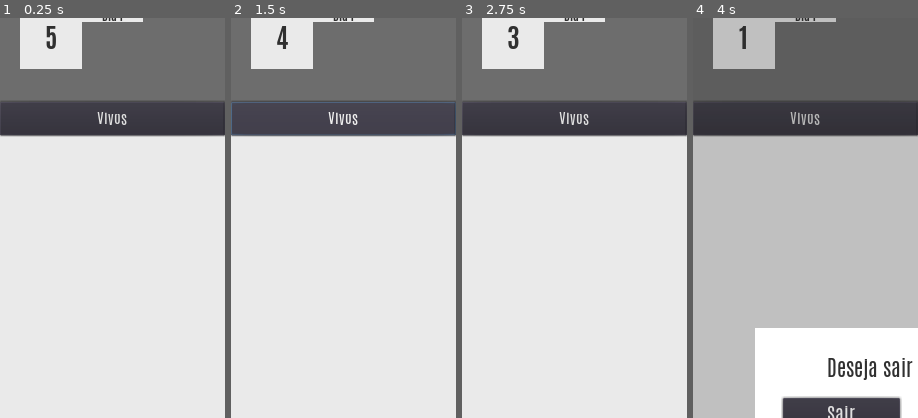
Above: before the commit, frames 1-4 (left to right).
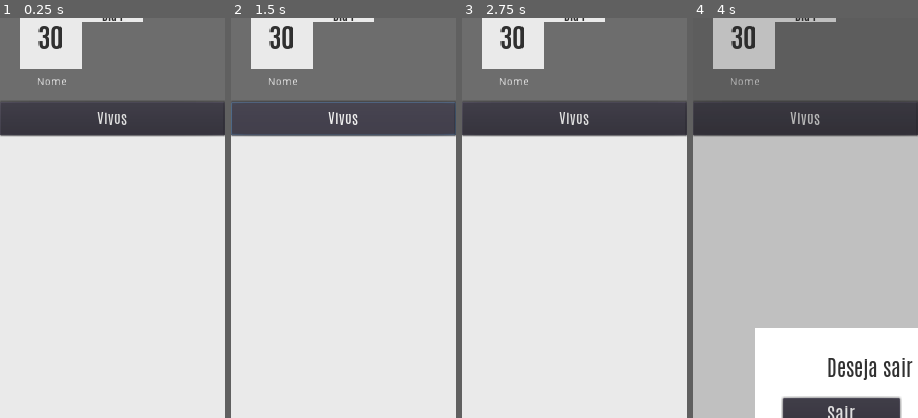
Above: after the commit, the same moments.

Repository: GamuxUnicamp/Sherlock_Wolf
Game: Godot game, scene res://scenes/MatchDay.tscn
Same seed, same stepped clock (60 frames per second), same inputs: the game is played once before the commit and once after it. This scene is started directly instead of the project's main scene.
Inputs (mouse positions are % of the whole screen's width and height, from its top left):
- Up to frame 1 (0.25 s): no input
- Up to frame 2 (1.5 s): click (91, 95) at 0.5 s; click "Vivos" at 1.25 s
- Up to frame 3 (2.75 s): click "Eliminados" at 2 s
- Up to frame 4 (4 s): click "||" at 2.75 s; click (91, 95) at 3.5 s
The pictures show only the part of the screen within x 0-50%, y 4-54%; the shares and areas given below are measured in that part.

The runs differ from the first frame. In frame 1, 0.5% of the frame differs, in the area x 16-30%, y 2-17%; in frame 2, 0.5%; in frame 3, 0.5%; in frame 4, 0.5%.
Error after the commit: Invalid get index '0' (on base: 'Dictionary'). (res://scripts/LobbyManager.gd:480)

Commit message:
Uso de Habilidade
Estruturada a parte de uso de habilidades e feita para o lobisomem. Também foram feitas algumas pequenas correções.

Diff:
--- a/SherlockWolf/project.godot
+++ b/SherlockWolf/project.godot
@@ -22,6 +22,7 @@
 [autoload]
 
 LobbyManager="*res://scenes/LobbyManager.tscn"
+AbilitiesManager="*res://scenes/AbilitiesManager.tscn"
 
 [display]
 
--- a/SherlockWolf/resources/instances/MatchTop.tscn
+++ b/SherlockWolf/resources/instances/MatchTop.tscn
@@ -150,6 +150,15 @@
 margin_right = -19.0
 margin_bottom = 79.0
 text = "||"
+
+[node name="NameLabel" type="Label" parent="."]
+margin_left = 26.0
+margin_top = 110.0
+margin_right = 107.0
+margin_bottom = 135.0
+text = "Nome"
+align = 1
+valign = 1
 [connection signal="timeout" from="TimeDay/Timer/Timer" to="." method="_on_Timer_timeout"]
 [connection signal="pressed" from="AliveBtn" to="." method="_on_AliveBtn_pressed"]
 [connection signal="pressed" from="DeadBtn" to="." method="_on_DeadBtn_pressed"]
--- /dev/null
+++ b/SherlockWolf/scenes/AbilitiesManager.tscn
@@ -0,0 +1,6 @@
+[gd_scene load_steps=2 format=2]
+
+[ext_resource path="res://scripts/AbilitiesManager.gd" type="Script" id=1]
+
+[node name="Node" type="Node"]
+script = ExtResource( 1 )
--- a/SherlockWolf/scenes/MatchDay.tscn
+++ b/SherlockWolf/scenes/MatchDay.tscn
@@ -1,10 +1,20 @@
-[gd_scene load_steps=6 format=2]
+[gd_scene load_steps=10 format=2]
 
 [ext_resource path="res://scripts/MatchDay.gd" type="Script" id=1]
 [ext_resource path="res://scripts/DayList.gd" type="Script" id=2]
 [ext_resource path="res://resources/instances/MatchBtns.tscn" type="PackedScene" id=3]
 [ext_resource path="res://resources/instances/MatchTop.tscn" type="PackedScene" id=4]
 [ext_resource path="res://resources/instances/PopupQuit.tscn" type="PackedScene" id=5]
+[ext_resource path="res://resources/Antonio-Bold.ttf" type="DynamicFontData" id=6]
+[ext_resource path="res://resources/Antonio-Regular.ttf" type="DynamicFontData" id=7]
+
+[sub_resource type="DynamicFont" id=1]
+size = 32
+font_data = ExtResource( 6 )
+
+[sub_resource type="DynamicFont" id=2]
+size = 25
+font_data = ExtResource( 7 )
 
 [node name="Node" type="Control"]
 anchor_right = 1.0
@@ -35,3 +45,57 @@
 
 [node name="PopupQuit" parent="." instance=ExtResource( 5 )]
 visible = false
+
+[node name="PopupNight" type="Control" parent="."]
+visible = false
+anchor_right = 1.0
+anchor_bottom = 1.0
+
+[node name="Fade" type="ColorRect" parent="PopupNight"]
+anchor_right = 1.0
+anchor_bottom = 1.0
+color = Color( 0.117647, 0.117647, 0.117647, 0.207843 )
+
+[node name="Background" type="ColorRect" parent="PopupNight"]
+anchor_left = 0.5
+anchor_top = 0.5
+anchor_right = 0.5
+anchor_bottom = 0.5
+margin_left = -216.5
+margin_top = -356.0
+margin_right = 216.5
+margin_bottom = 356.0
+color = Color( 0.921569, 0.921569, 0.921569, 1 )
+
+[node name="TopLabel" type="Label" parent="PopupNight"]
+anchor_left = 0.5
+anchor_top = 0.5
+anchor_right = 0.5
+anchor_bottom = 0.5
+margin_left = -161.0
+margin_top = -341.0
+margin_right = 162.0
+margin_bottom = -292.0
+custom_fonts/font = SubResource( 1 )
+custom_colors/font_color = Color( 0.192157, 0.192157, 0.192157, 1 )
+text = "Resumo da noite:"
+align = 1
+valign = 1
+
+[node name="Info" type="Label" parent="PopupNight"]
+anchor_left = 0.5
+anchor_top = 0.5
+anchor_right = 0.5
+anchor_bottom = 0.5
+margin_left = -196.0
+margin_top = -277.5
+margin_right = 196.0
+margin_bottom = 331.5
+custom_fonts/font = SubResource( 2 )
+custom_colors/font_color = Color( 0.192157, 0.192157, 0.192157, 1 )
+text = "Não aconteceu nada."
+
+[node name="Timer" type="Timer" parent="PopupNight"]
+wait_time = 3.0
+one_shot = true
+[connection signal="timeout" from="PopupNight/Timer" to="." method="_on_Timer_timeout"]
--- a/SherlockWolf/scenes/MatchPreparation.tscn
+++ b/SherlockWolf/scenes/MatchPreparation.tscn
@@ -79,7 +79,6 @@
 autowrap = true
 
 [node name="Top" type="Control" parent="."]
-editor/display_folded = true
 anchor_right = 1.0
 margin_bottom = 190.0
 script = ExtResource( 3 )
@@ -185,6 +184,15 @@
 margin_bottom = 59.0
 text = "||"
 
+[node name="NameLabel" type="Label" parent="Top"]
+margin_left = 27.0
+margin_top = 109.0
+margin_right = 106.0
+margin_bottom = 123.0
+text = "Nome"
+align = 1
+valign = 1
+
 [node name="PopupQuit" parent="." instance=ExtResource( 5 )]
 visible = false
 [connection signal="timeout" from="Top/TimeDay/Timer/Timer" to="Top" method="_on_Timer_timeout"]
--- a/SherlockWolf/scenes/MatchTrial.tscn
+++ b/SherlockWolf/scenes/MatchTrial.tscn
@@ -209,7 +209,6 @@
 autowrap = true
 
 [node name="Top" type="Control" parent="."]
-editor/display_folded = true
 anchor_right = 1.0
 margin_bottom = 190.0
 script = ExtResource( 4 )
@@ -315,6 +314,12 @@
 margin_bottom = 79.0
 text = "||"
 
+[node name="NameLabel" type="Label" parent="Top"]
+margin_left = 27.0
+margin_top = 120.0
+margin_right = 108.0
+margin_bottom = 134.0
+
 [node name="PopupQuit" parent="." instance=ExtResource( 5 )]
 visible = false
 [connection signal="pressed" from="Trial/Voting/Others/GuiltyBtn" to="." method="_on_GuiltyBtn_pressed"]
--- /dev/null
+++ b/SherlockWolf/scripts/AbilitiesManager.gd
@@ -0,0 +1,101 @@
+extends Node
+
+######### Exibir botão nos jogadores da lista #########
+func display_names(target_id, target_info, player_id, player_info):
+	var player_class = player_info["class"]
+	var player_alingment = LobbyManager.get_class_alignment(player_class)
+	match player_alingment:
+		"Cidade":
+			match player_class:
+				"leader":
+					print("Líder")
+
+				_:
+					return false
+
+		"Lobisomens":
+			match player_class:
+				"werewolf":
+					return werewolf_display(target_info)
+
+				_:
+					return false
+
+		"Neutro":
+			match player_class:
+				"stalker":
+					print("Stalker")
+
+				_:
+					return false
+
+func werewolf_display(target_info):
+	var target_class = target_info["class"]
+	var target_alingment = LobbyManager.get_class_alignment(target_class)
+	if target_alingment == "Lobisomens":
+		return false
+	else:
+		return true
+
+######### Mandar pedido para o servidor quando o jogador clica o botão #########
+func request_ability(target_id, target_info, player_id, player_info):
+	var info = {"target_id": target_id, "target_info": target_info, "player_info": player_info}
+	var player_class = player_info["class"]
+	var player_alingment = LobbyManager.get_class_alignment(player_class)
+	match player_alingment:
+		"Cidade":
+			match player_class:
+				"leader":
+					print("Líder")
+
+				_:
+					return
+
+		"Lobisomens":
+			match player_class:
+				"werewolf":
+					LobbyManager.request_skill_queue("3", player_id, info)
+
+				_:
+					return
+
+		"Neutro":
+			match player_class:
+				"stalker":
+					print("Stalker")
+
+				_:
+					return
+
+######### Executar habilidade #########
+func confirm_ability(target_id, target_info, player_id, player_info):
+	var player_class = player_info["class"]
+	var player_alingment = LobbyManager.get_class_alignment(player_class)
+	match player_alingment:
+		"Cidade":
+			match player_class:
+				"leader":
+					print("Líder")
+
+				_:
+					return
+
+		"Lobisomens":
+			match player_class:
+				"werewolf":
+					werewolf_confirm(target_id, player_id)
+
+				_:
+					return
+
+		"Neutro":
+			match player_class:
+				"stalker":
+					print("Stalker")
+
+				_:
+					return
+
+func werewolf_confirm(target_id, player_id):
+	LobbyManager.set_skill_info(player_id, "Matou com sucesso")
+	LobbyManager.set_player_dead(target_id)
--- a/SherlockWolf/scripts/AbilityList.gd
+++ b/SherlockWolf/scripts/AbilityList.gd
@@ -14,9 +14,11 @@
 
 	for i in player_list:
 		player_ok = true
+		#Mostra jogadores vivos se selecionou mostrar os vivos
 		if showing_alive and not player_list[i]["alive"]:
 			player_ok = false
 
+		#Mostra jogadores mortos se selecionou mostrar os mortos
 		if not showing_alive and player_list[i]["alive"]:
 			player_ok = false
 
@@ -26,12 +28,16 @@
 			node.get_node("Name").set_text(player_list[i]["name"])
 			node.rect_min_size = Vector2(node_list.get_parent().get_size().x, node.get_size().y)
 
+			#Se estiver na votação mostra o número de votos
 			if LobbyManager.get_current_phase() == LobbyManager.VOTING:
 				node.get_node("Vote").set_text(str(player_list[i]["votes"]))
 
-			if player_id == i:
+			#Passa o filtro específico da classe para poder ser selecionado
+			if not AbilitiesManager.display_names(i, player_list[i], player_id, player_list[player_id]):
 				node.get_node("Button").set_disabled(true)
-			if not player_list[i]["alive"]:
+
+			#Se estiver morto, tira o botão completamente
+			if (not player_list[i]["alive"]) or (not player_list[player_id]["alive"]):
 				node.get_node("Button").set_visible(false)
 			node_list.add_child(node)
 
--- a/SherlockWolf/scripts/DayList.gd
+++ b/SherlockWolf/scripts/DayList.gd
@@ -31,7 +31,7 @@
 
 			if player_id == i:
 				node.get_node("Button").set_disabled(true)
-			if not player_list[i]["alive"]:
+			if (not player_list[i]["alive"]) or (not player_list[player_id]["alive"]):
 				node.get_node("Button").set_visible(false)
 			node_list.add_child(node)
 
--- a/SherlockWolf/scripts/LobbyManager.gd
+++ b/SherlockWolf/scripts/LobbyManager.gd
@@ -14,14 +14,19 @@
 signal match_found
 signal full_lobby
 signal refresh_list
+signal night_ended
 
 #Lista de informações de outros jogadores e minhas informações
 var player_list = {}
 var my_info = {"name": "", "class": "", "alive" : true, "votes": 0, "message": ""}
+var night_info = ""
+var skill_info = ""
 var creating_match = false
 var searching_match = false
 var showing_alive = true
 var game_running = false
+var is_night = false
+var dead_count = 0
 
 #Informações de servidores
 var socketUDP = PacketPeerUDP.new()
@@ -29,6 +34,7 @@
 var quant_servers = 0
 var current_day = 0
 var paused = false
+var skills_queue = {"1": {}, "2": {}, "3": {}, "4": {}, "5": {}}
 
 enum {NIGHT, DAY, VOTING, TRIAL}
 var current_phase
@@ -38,9 +44,6 @@
 var choice_sets = []
 var choice_masks = []
 var PRNG = RandomNumberGenerator.new()
-
-func get_votes():
-	return player_list[get_tree().get_network_unique_id()]["votes"]
 
 ######### Servidor #########
 func create_host():
@@ -186,6 +189,9 @@
 	for i in player_list:
 		player_list[i]["votes"] = 0
 
+func get_votes():
+	return player_list[get_tree().get_network_unique_id()]["votes"]
+
 ######### Julgamento #########
 var guilty_count = 0
 var innocent_count = 0
@@ -258,6 +264,93 @@
 	else:
 		return 0
 
+######### Processamento de Habilidades #########
+#Limpa a fila de skills
+func clear_skill_queue():
+	skills_queue = {"1": {}, "2": {}, "3": {}, "4": {}, "5": {}}
+
+#Manda o servidor adicionar a skill na lista
+func request_skill_queue(priority, player_id, info):
+
+	#Não manda se não for de noite
+	if not is_night:
+		return
+
+	#Cliente manda pro servidor, servidor executa
+	if get_tree().get_network_unique_id() == 1:
+		add_skill_queue(priority, player_id, info)
+	else:
+		rpc_id(1, "add_skill_queue", priority, player_id, info)
+
+#Adiciona o uso da skill
+remote func add_skill_queue(priority, player_id, info):
+	skills_queue[priority][player_id] = info
+
+#Resolve as skills
+func solve_skills():
+	#Muda para não aceitar mais pedidos de skills
+	is_night = false
+
+	#Apenas o servidor é permitido executar essa função
+	if not get_tree().get_network_unique_id() == 1:
+		return
+
+	#Começa pelas de maior prioridade
+	for i in range(5, 0, -1):
+		for j in skills_queue[str(i)].keys():
+			#Processando a skill
+			var target_id = skills_queue[str(i)][j]["target_id"]
+			var target_info = skills_queue[str(i)][j]["target_info"]
+			var player_info = skills_queue[str(i)][j]["player_info"]
+			AbilitiesManager.confirm_ability(target_id, target_info, j, player_info)
+
+	#Salva oq aconteceu para as pessoas
+	set_night_info("Alguem morreu bla bla")
+
+	#Manda todo mundo pra próxima tela
+	rpc("night_ended", dead_count)
+	night_ended(dead_count)
+
+#Atualiza a contagem de mortos e muda a tela
+remote func night_ended(value):
+	dead_count = value
+	emit_signal("night_ended")
+
+#Chama a função para atualizar a informação do jogador correto
+func set_night_info(value):
+	for i in player_list:
+		if i == 1:
+			confirm_night_info(value)
+		else:
+			rpc_id(i, "confirm_night_info", value)
+
+#Grava os acontecimentos da noite
+remote func confirm_night_info(value):
+	night_info = value
+
+#Getter para os acontecimentos da noite
+func get_night_info():
+	return night_info
+
+#Chama a função para atualizar a informação do jogador correto
+func set_skill_info(player_id, value):
+	if player_id == 1:
+		confirm_skill_info(value)
+	else:
+		rpc_id(player_id, "confirm_skill_info", value)
+
+#Setter para o resultado da skill
+remote func confirm_skill_info(value):
+	skill_info = value + "\n"
+
+#Getter para os acontecimentos da skill durante a noite
+func get_skill_info():
+	return skill_info
+
+#Reseta o texto
+func reset_skill_info():
+	skill_info = ""
+
 ######### Controle da Partida #########
 func _ready():
 	#Conectando todas as chamadas de internet
@@ -281,9 +374,14 @@
 
 #Deleta o jogador que desconectar
 func _player_disconnected(id):
+	#Se não estiver na partida
 	if not game_running:
 		player_list.erase(id)
 		emit_signal("changed_lobby")
+	#Se estiver na partida e o servidor sair
+	else:
+		if id == 1:
+			disconnect_player()
 
 #Servidor desconectou
 func _server_disconnected():
@@ -337,7 +435,7 @@
 		# warning-ignore:return_value_discarded
 		get_tree().change_scene(SERVER_PATH)
 
-#Atualiza a lista de jogadores do servidor com o uqe mandou a chamada eliminado
+#Atualiza a lista de jogadores do servidor com o que mandou a chamada eliminando
 remote func player_eliminated(id):
 	player_list[id]["alive"] = false
 
@@ -405,9 +503,11 @@
 
 #Atualiza para o jogador atual ser eliminado
 func set_player_dead(player_id):
+	dead_count += 1
+
 	#Se for o servidor, atualiza o resto dos jogadores
-	if player_id == 1:
-		player_list[1]["alive"] = false
+	if get_tree().get_network_unique_id() == 1:
+		player_list[player_id]["alive"] = false
 		rpc("update_list", player_list)
 	#Se for um jogador, avisa o servidor
 	else:
@@ -458,6 +558,17 @@
 
 	return float(quant)
 
+#Setter para se está de noite
+func set_night(value):
+	is_night = value
+
+#Getter e Setter para o número de mortos em uma noite
+func get_dead_count():
+	return dead_count
+
+func set_dead_count(value):
+	dead_count = value
+
 ######### Criar todas as classes do jogo e suas distribuições #########
 func populate_class_maps():
 	# Classes da Cidade
@@ -495,7 +606,7 @@
 	choice_sets.append(["cultist"])
 	choice_sets.append(["fugitive", "outsider", "avenger", "stalker", "suicidal"])
 
-	var choices_for_5_players  = "1001101100"
+	var choices_for_5_players  = "0000011000"#"1001101100"
 	var choices_for_6_players  = "0111101100"
 	var choices_for_7_players  = "0111101101"
 	var choices_for_8_players  = "0111111101"
@@ -521,3 +632,6 @@
 	choice_masks.append(choices_for_15_players) #10
 	choice_masks.append(choices_for_16_players) #11 + 5 = 16
 	PRNG.randomize()
+
+func get_class_alignment(player_class):
+	return classes[player_class]["alignment"]
--- a/SherlockWolf/scripts/MatchDay.gd
+++ b/SherlockWolf/scripts/MatchDay.gd
@@ -2,11 +2,15 @@
 
 #Tempo do dia em segundos
 const DAY_TIMER = 5#80
+const WAIT_TIME = 3000 #ms
 const VOTING_PATH = "res://scenes/MatchVoting.tscn"
 
 onready var top = $Top
 onready var node_list = $PlayersList
 onready var popup_quit = $PopupQuit
+onready var popup_night = $PopupNight
+onready var popup_info = $PopupNight/Info
+onready var popup_timer = $PopupNight/Timer
 
 ######### Controle do Período #########
 func _ready():
@@ -28,9 +32,13 @@
 	top.set_day()
 	top.set_curent_phase("Manhã")
 	top.set_next_phase("Votação")
+	top.set_text_name(LobbyManager.get_my_info()["name"])
 
-	#Começa o timer para trocar de tela
-	top.start_timer(DAY_TIMER)
+	#Mostra quem morreu durante a noite e informações obtidas
+	popup_night.set_visible(true)
+	#Mudar o texto da tela
+	popup_info.set_text(LobbyManager.get_skill_info() + LobbyManager.get_night_info())
+	popup_timer.start()
 
 #Quando o jogador selecionar o botão para exibir jogadores vivos ou eliminados
 func _on_refresh_list():
@@ -40,6 +48,13 @@
 func _on_phase_ended():
 	# warning-ignore:return_value_discarded
 	get_tree().change_scene(VOTING_PATH)
+
+#Some com a tela de acontecimentos da noite
+func _on_Timer_timeout():
+	popup_night.set_visible(false)
+
+	#Começa o timer para trocar de tela
+	top.start_timer(DAY_TIMER)
 
 ######### Seleção de Mensagem #########
 func select_player(player_id):
--- a/SherlockWolf/scripts/MatchNight.gd
+++ b/SherlockWolf/scripts/MatchNight.gd
@@ -12,9 +12,15 @@
 func _ready():
 	# warning-ignore:return_value_discarded
 	LobbyManager.connect("refresh_list", self, "_on_refresh_list")
+	# warning-ignore:return_value_discarded
+	LobbyManager.connect("night_ended", self, "_on_night_ended")
 	top.connect("phase_ended", self, "_on_phase_ended")
 	top.connect("game_paused", self, "_on_game_paused")
 	LobbyManager.set_current_phase(LobbyManager.NIGHT)
+	LobbyManager.clear_skill_queue()
+	LobbyManager.set_night(true)
+	LobbyManager.set_dead_count(0)
+	LobbyManager.reset_skill_info()
 
 	#Checando se o jogador tinha pausado
 	if LobbyManager.get_paused():
@@ -27,6 +33,7 @@
 	top.set_day()
 	top.set_curent_phase("Noite")
 	top.set_next_phase("Manhã")
+	top.set_text_name(LobbyManager.get_my_info()["name"])
 
 	#Começa o timer para trocar de tela
 	top.start_timer(NIGHT_TIMER)
@@ -35,14 +42,21 @@
 func _on_refresh_list():
 	node_list.load_players()
 
+#Acabou o tempo da noite
+func _on_phase_ended():
+	LobbyManager.solve_skills()
+
 #Troca pra dia
-func _on_phase_ended():
+func _on_night_ended():
 	# warning-ignore:return_value_discarded
 	get_tree().change_scene(DAY_PATH)
 
 ######### Seleção de Habilidade #########
-func select_player(player_id):
-	print(player_id)
+func select_player(target_id):
+	var target_info = LobbyManager.get_player_info(target_id)
+	var player_id = LobbyManager.get_my_id()
+	var player_info = LobbyManager.get_my_info()
+	AbilitiesManager.request_ability(target_id, target_info, player_id, player_info)
 
 ######### Botões #########
 #Abrir menu de sair
--- a/SherlockWolf/scripts/MatchPreparation.gd
+++ b/SherlockWolf/scripts/MatchPreparation.gd
@@ -28,6 +28,7 @@
 	top.set_day()
 	top.set_curent_phase("Descubra sua classe")
 	top.set_next_phase("Noite")
+	top.set_text_name(LobbyManager.get_my_info()["name"])
 
 	#Começa o timer para trocar de tela
 	top.start_timer(PREPARE_TIMER)
--- a/SherlockWolf/scripts/MatchTop.gd
+++ b/SherlockWolf/scripts/MatchTop.gd
@@ -1,4 +1,8 @@
 extends Control
+
+onready var test_text = $NameLabel
+func set_text_name(value):
+	test_text.set_text(value)
 
 ######### Labels #########
 onready var current_label = $CurrentPhase
@@ -34,7 +38,6 @@
 	if current_time >= 0:
 		set_timer_label(current_time)
 	else:
-		set_timer_label(current_time)
 		timer.stop()
 		emit_signal("phase_ended")
 
--- a/SherlockWolf/scripts/MatchTrial.gd
+++ b/SherlockWolf/scripts/MatchTrial.gd
@@ -34,6 +34,7 @@
 	top.connect("phase_ended", self, "_on_phase_ended")
 	top.connect("game_paused", self, "_on_game_paused")
 	LobbyManager.set_current_phase(LobbyManager.TRIAL)
+	top.set_text_name(LobbyManager.get_my_info()["name"])
 
 	#Checando se o jogador tinha pausado
 	if LobbyManager.get_paused():
--- a/SherlockWolf/scripts/MatchVoting.gd
+++ b/SherlockWolf/scripts/MatchVoting.gd
@@ -28,6 +28,7 @@
 	top.set_day()
 	top.set_curent_phase("Votação")
 	top.set_next_phase("Noite")
+	top.set_text_name(LobbyManager.get_my_info()["name"])
 
 	#Começa o timer para trocar de tela
 	top.start_timer(VOTE_TIMER)
--- a/SherlockWolf/scripts/PlayersList.gd
+++ b/SherlockWolf/scripts/PlayersList.gd
@@ -26,12 +26,12 @@
 			node.get_node("Name").set_text(player_list[i]["name"])
 			node.rect_min_size = Vector2(node_list.get_parent().get_size().x, node.get_size().y)
 
-			if LobbyManager.get_current_phase() == LobbyManager.VOTING:
+			if LobbyManager.get_current_phase() == LobbyManager.VOTING and player_list[i]["alive"]:
 				node.get_node("Vote").set_text(str(player_list[i]["votes"]))
 
 			if player_id == i:
 				node.get_node("Button").set_disabled(true)
-			if not player_list[i]["alive"]:
+			if (not player_list[i]["alive"]) or (not player_list[player_id]["alive"]):
 				node.get_node("Button").set_visible(false)
 			node_list.add_child(node)
 
Not shown: 6 places in SherlockWolf/resources/instances/MatchTop.tscn that only renumber resources
